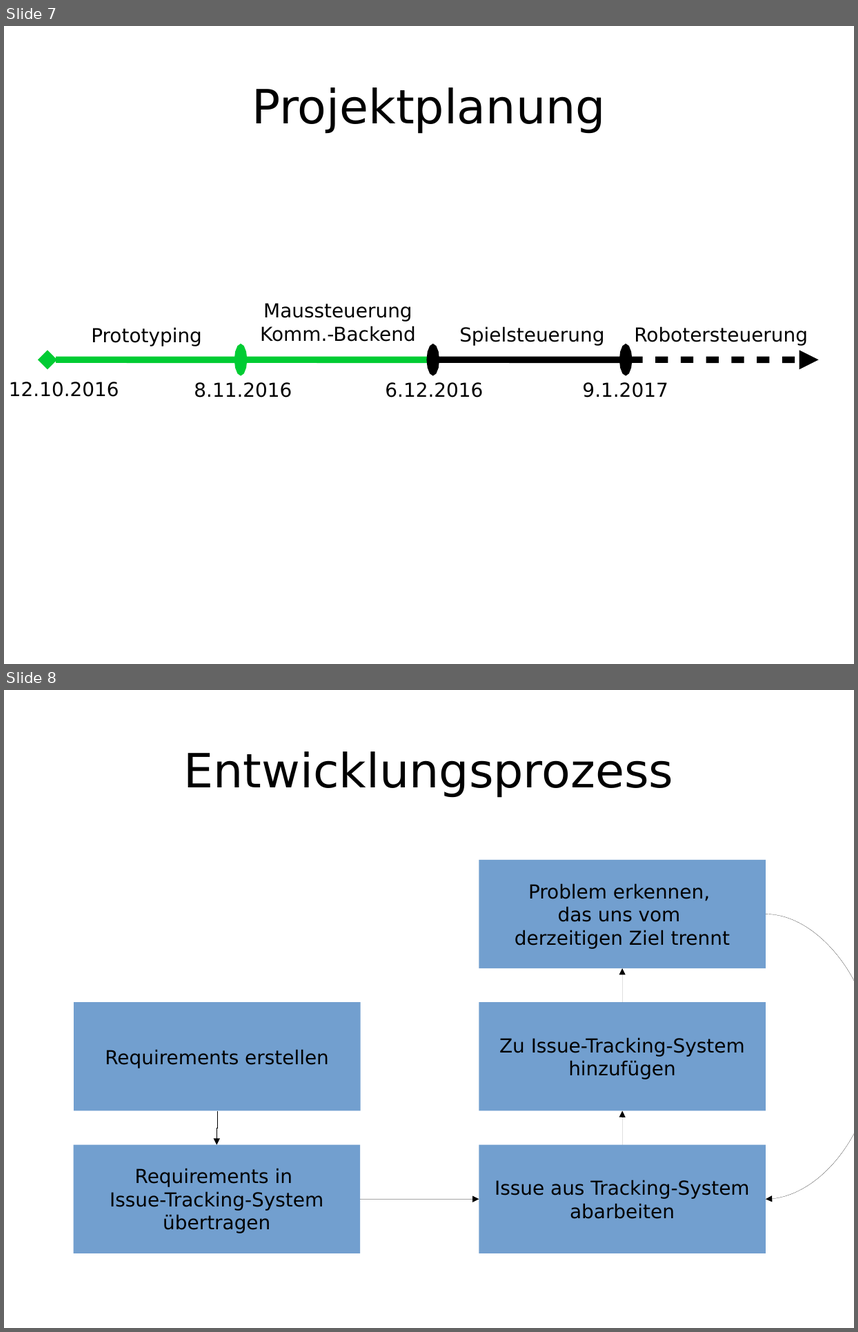
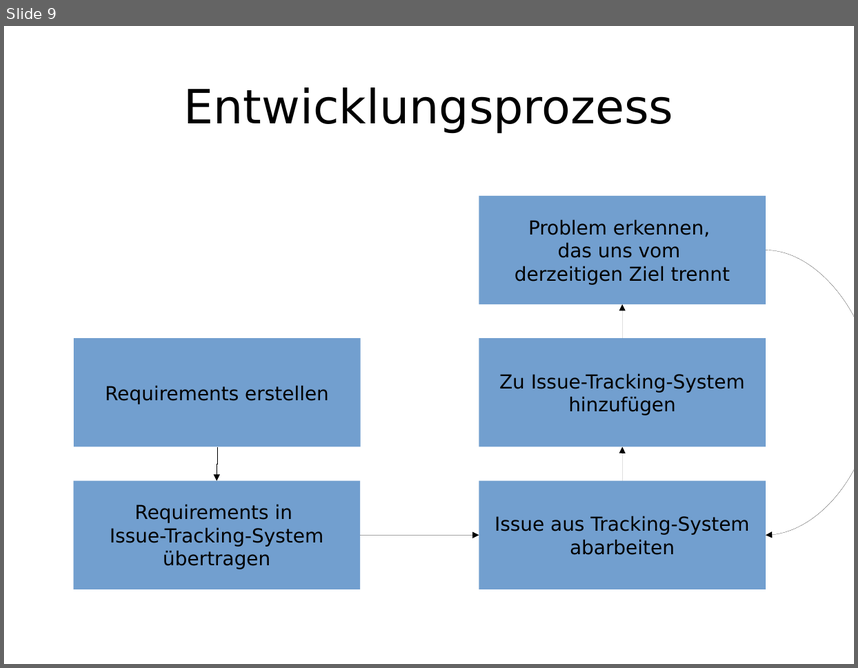
Before and after one commit to enra64/psychic-giggle, a slide deck: zwischenstand anfang dezember.odp. Shown one above the other, each under a label of ours: slides 7 and 8 before the commit, slide 9 after it. The pictures are 858x1332 and 858x668 pixels, drawn with LibreOffice and Linux fonts; fonts in the diff are those of the drawing. Boxes give left, top, right and bottom in pixels: in the first picture for what was removed or moved away, otherwise in the second. Text is boxed around its words. In the diff, an @@ line names an element or a change of style, - is before the commit and + after.

```diff
--- a/zwischenstand anfang dezember.odp
+++ b/zwischenstand anfang dezember.odp
@@ slide 7 removed at (x1=4, y1=26, x2=854, y2=664), background #FFFFFF @@
@@ title removed at (x1=252, y1=87, x2=606, y2=133) @@
-Projektplanung
@@ text removed at (x1=260, y1=303, x2=416, y2=341) @@
-Maussteuerung
-Komm.-Backend
@@ text removed at (x1=91, y1=327, x2=202, y2=345) @@
-Prototyping
@@ text removed at (x1=459, y1=326, x2=604, y2=345) @@
-Spielsteuerung
@@ text removed at (x1=634, y1=326, x2=808, y2=345) @@
-Robotersteuerung
@@ arrow removed from (241, 359) to (47, 359) @@
@@ arrow removed from (433, 359) to (241, 359) @@
@@ arrow removed from (626, 359) to (433, 359) @@
@@ double arrow removed from (626, 359) to (819, 359) @@
@@ text removed at (x1=9, y1=381, x2=119, y2=397) @@
-12.10.2016
@@ text removed at (x1=194, y1=382, x2=292, y2=397) @@
-8.11.2016
@@ text removed at (x1=385, y1=382, x2=483, y2=397) @@
-6.12.2016
@@ text removed at (x1=582, y1=382, x2=668, y2=397) @@
-9.1.2017
@@ what was slide 8 is now slide 9 @@
```
Also in this commit, not shown: 4 slides changed, 5 slides added, 3 other slides removed.
